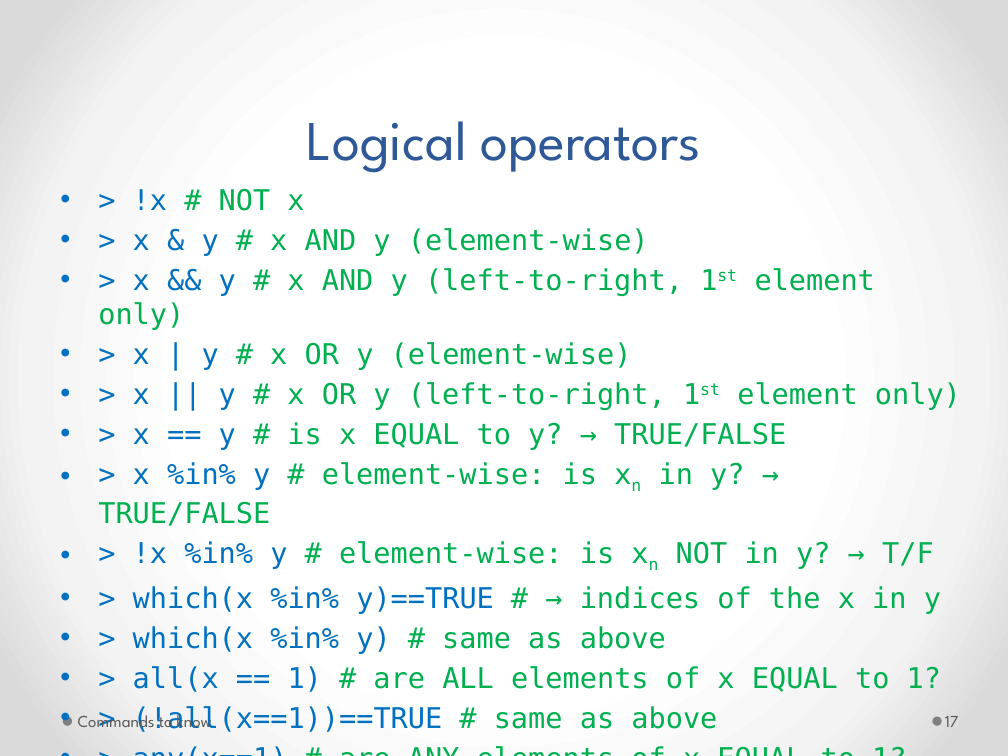
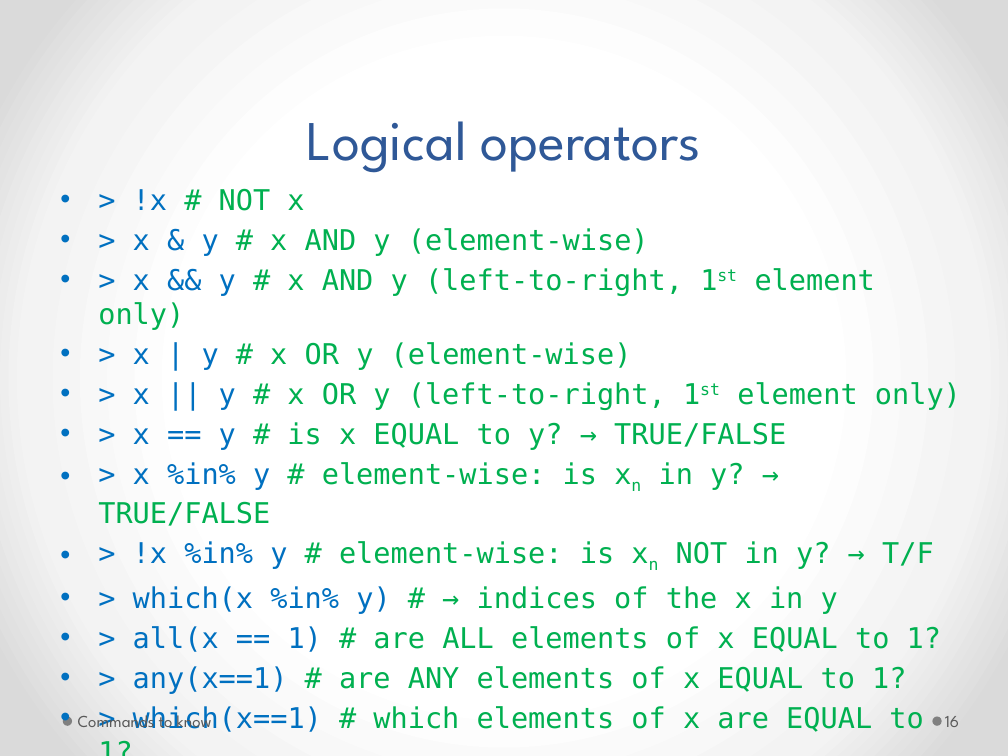
Before and after one commit to r-forge/adegenet, a slide deck: slide 16 of www/files/Leuven2014/Refresh-R.pptx (slide 17 before the commit). Drawn at 1008x756 pixels with LibreOffice and Linux fonts; fonts in the diff are those of the drawing. Boxes give left, top, right and bottom in pixels: in the first picture for what was removed or moved away, otherwise in the second. Text is boxed around its words. In the diff, an @@ line names an element or a change of style, - is before the commit and + after.

```diff
--- a/www/files/Leuven2014/Refresh-R.pptx
+++ b/www/files/Leuven2014/Refresh-R.pptx
@@ text at box(133, 586, 838, 614): text changed; text colour #0070C0 to #00B050 @@
-• > which(x %in% y)==TRUE # → indices of the x in y
-• > which(x %in% y) # same as above
+• > which(x %in% y) # → indices of the x in y
@@ text at box(133, 706, 717, 732): paragraph removed @@
-• > (!all(x==1))==TRUE # same as above
@@ page number at box(945, 716, 959, 727): text changed @@
-17
+16
```
Also in this commit, not shown: 4 other slides changed, 2 other files.
